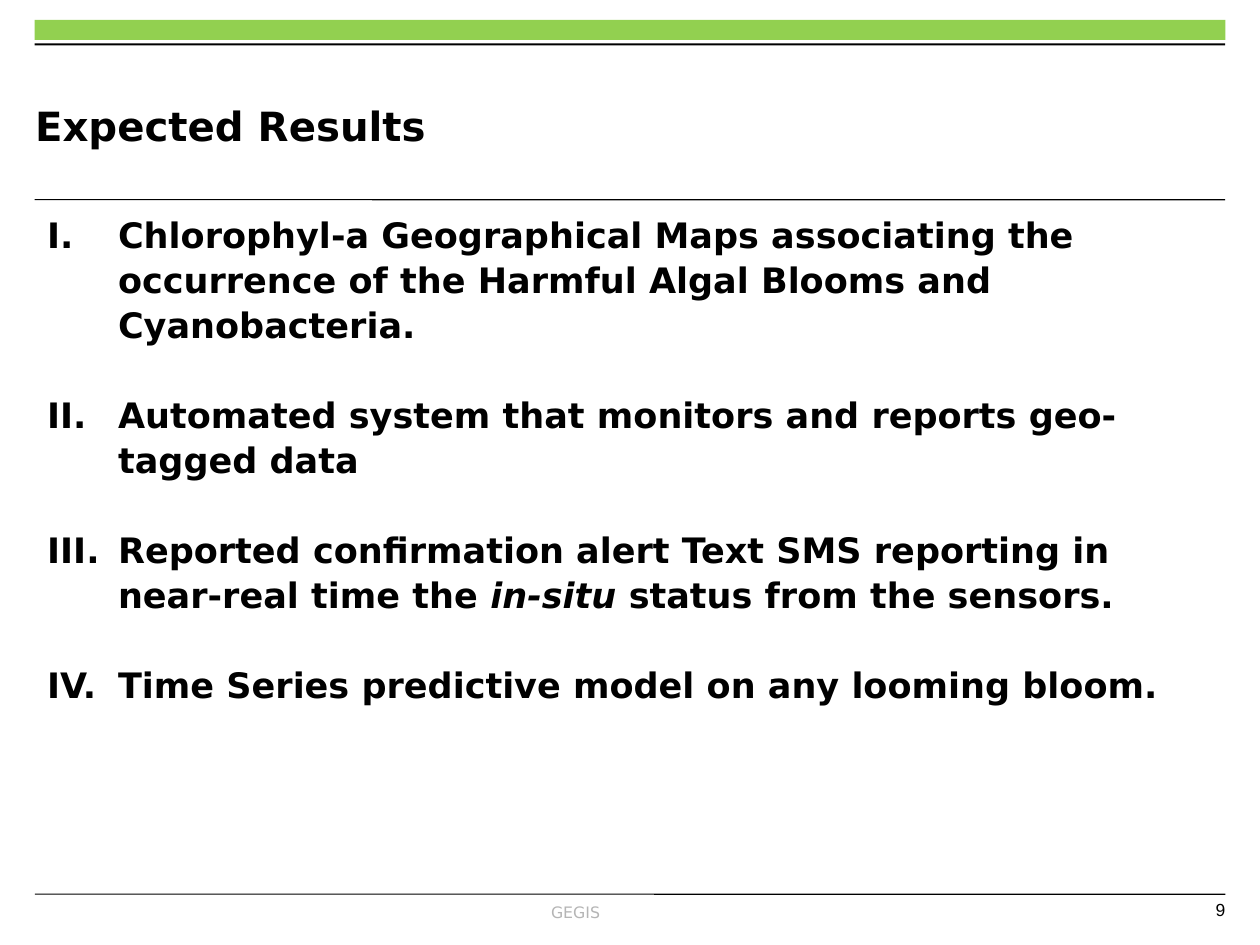
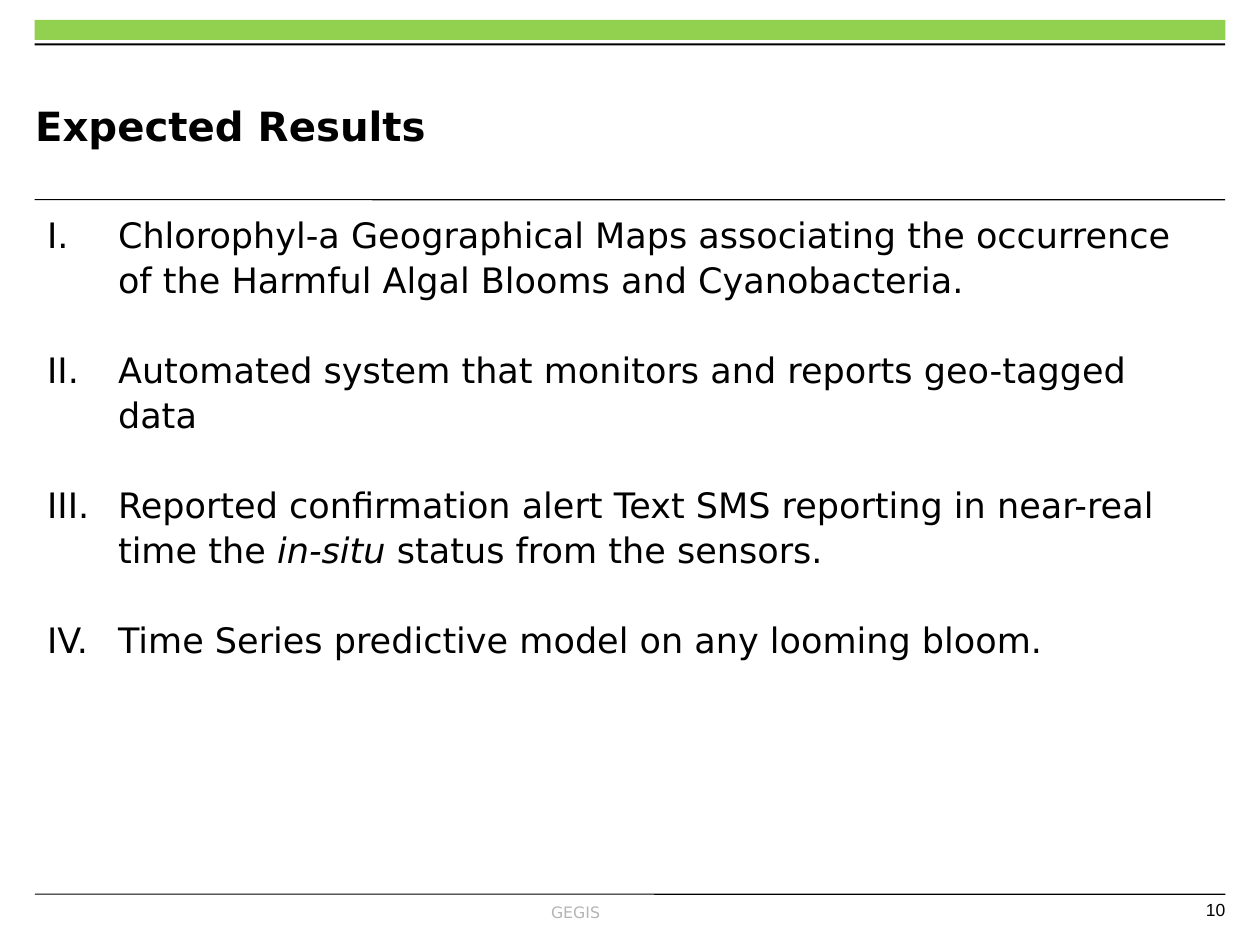
Before and after one commit to OkomoJacob/FinalYearProject, a slide deck: slide 10 of MY PRESENTATION.pptx (slide 9 before the commit). Drawn at 1260x945 pixels with LibreOffice and Linux fonts; fonts in the diff are those of the drawing; background and template pictures are left out. Boxes give left, top, right and bottom in pixels: in the first picture for what was removed or moved away, otherwise in the second. Text is boxed around its words. In the diff, an @@ line names an element or a change of style, - is before the commit and + after.

```diff
--- a/MY PRESENTATION.pptx
+++ b/MY PRESENTATION.pptx
@@ text "Chlorophyl-a Geographical Maps associating the ..." at (118, 221, 1170, 661): bold off @@
@@ page number at (1206, 903, 1225, 916): text changed @@
-9
+10
```
Also in this commit, not shown: 3 other slides changed, 3 slides added, 2 slides removed, 2 other files.
